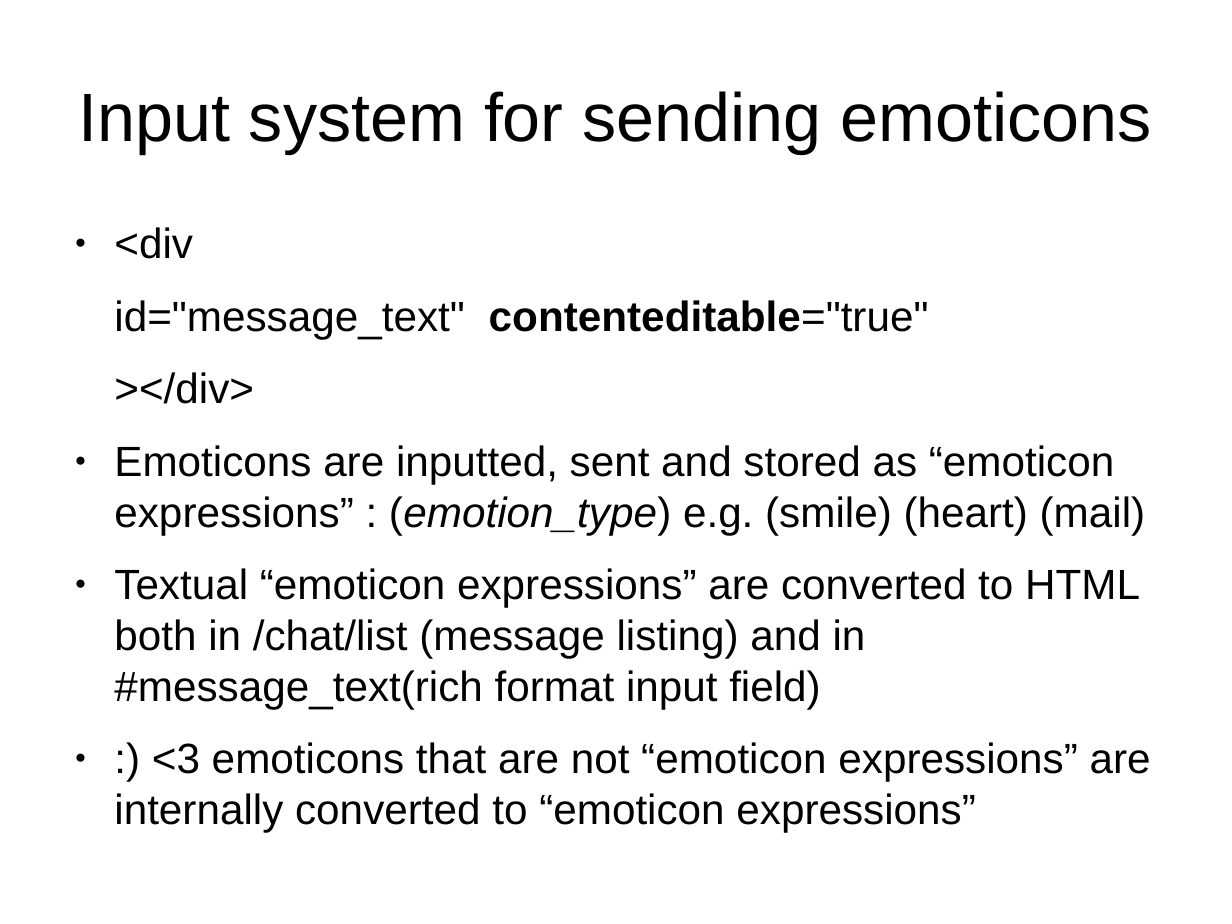
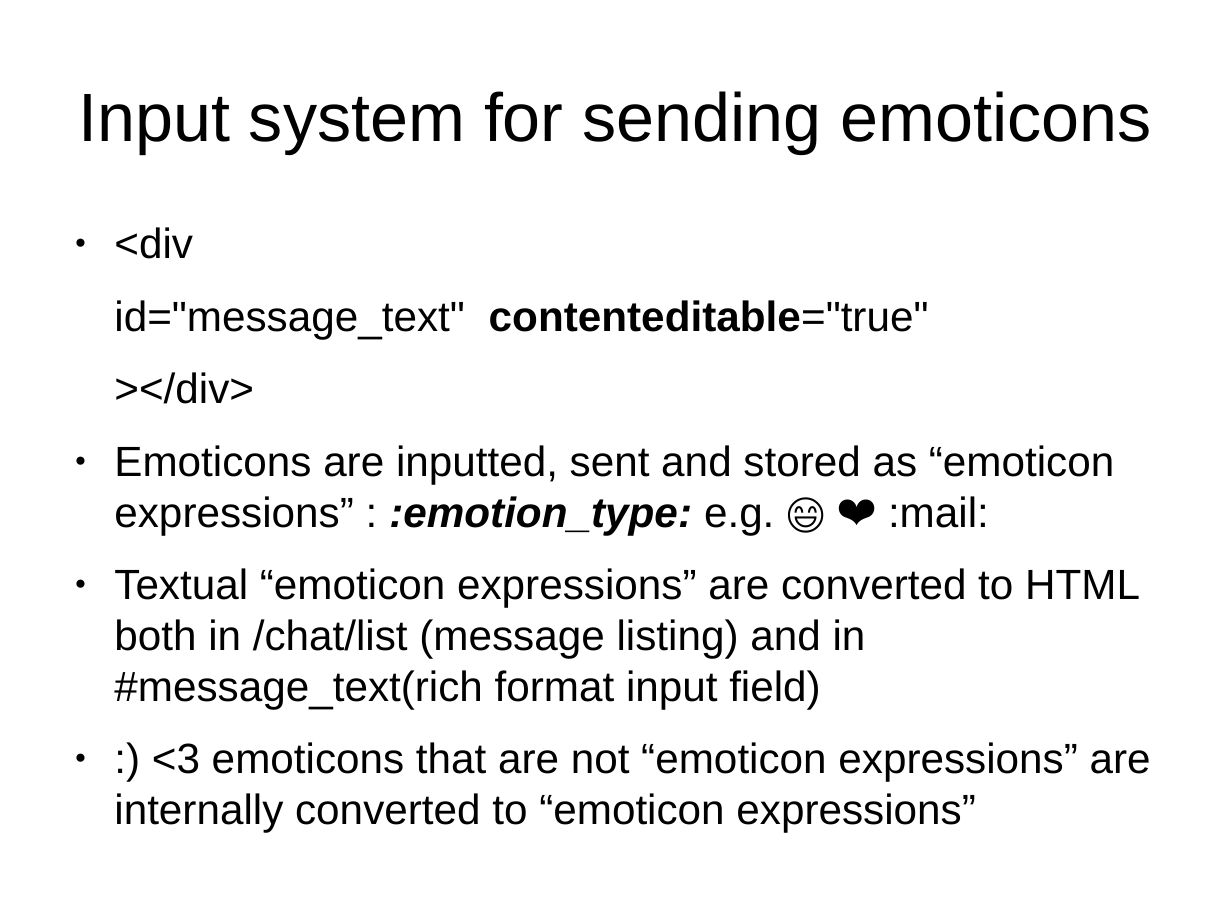
Before and after one commit to arkenidar/slim-chat, a slide deck: slide 6 of documentation/slim-chat_presentation.odp (slide 5 before the commit). Drawn at 1232x924 pixels with LibreOffice and Linux fonts; fonts in the diff are those of the drawing. Boxes give left, top, right and bottom in pixels: in the first picture for what was removed or moved away, otherwise in the second. Text is boxed around its words. In the diff, an @@ line names an element or a change of style, - is before the commit and + after.

```diff
--- a/documentation/slim-chat_presentation.odp
+++ b/documentation/slim-chat_presentation.odp
@@ text at (114, 445, 1114, 535): text changed @@
-● Emoticons are inputted, sent and stored as “emoticon expressions” : (emotion_type) e.g. (smile) (heart) (mail)
+● Emoticons are inputted, sent and stored as “emoticon expressions” : :emotion_type: e.g. 😄 ❤ :mail:
```
Also in this commit, not shown: 1 slide added, 1 other file.
